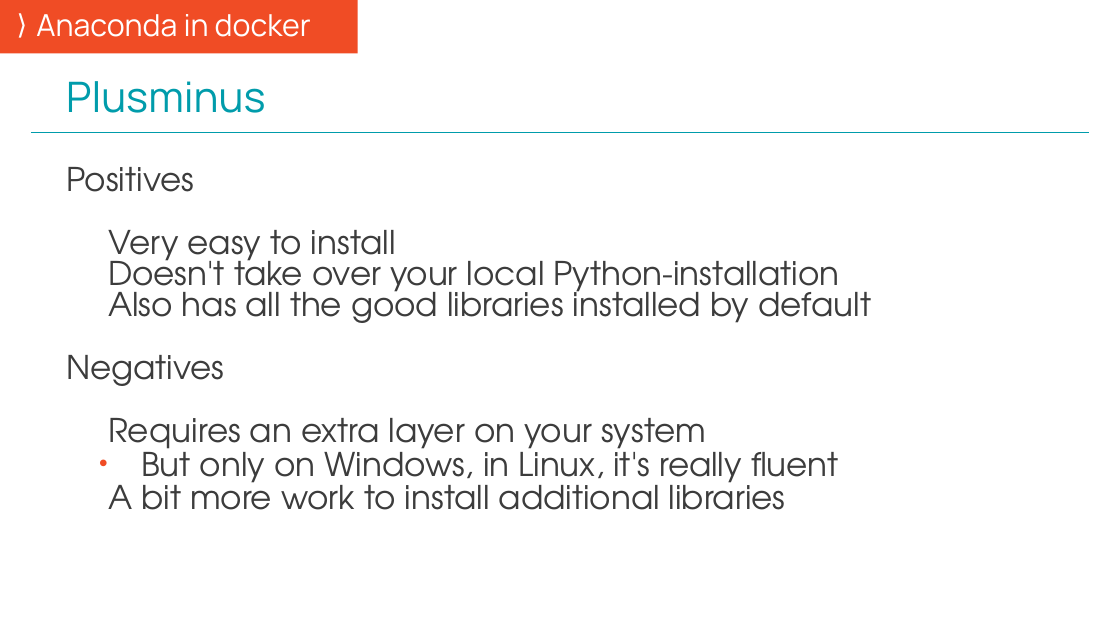
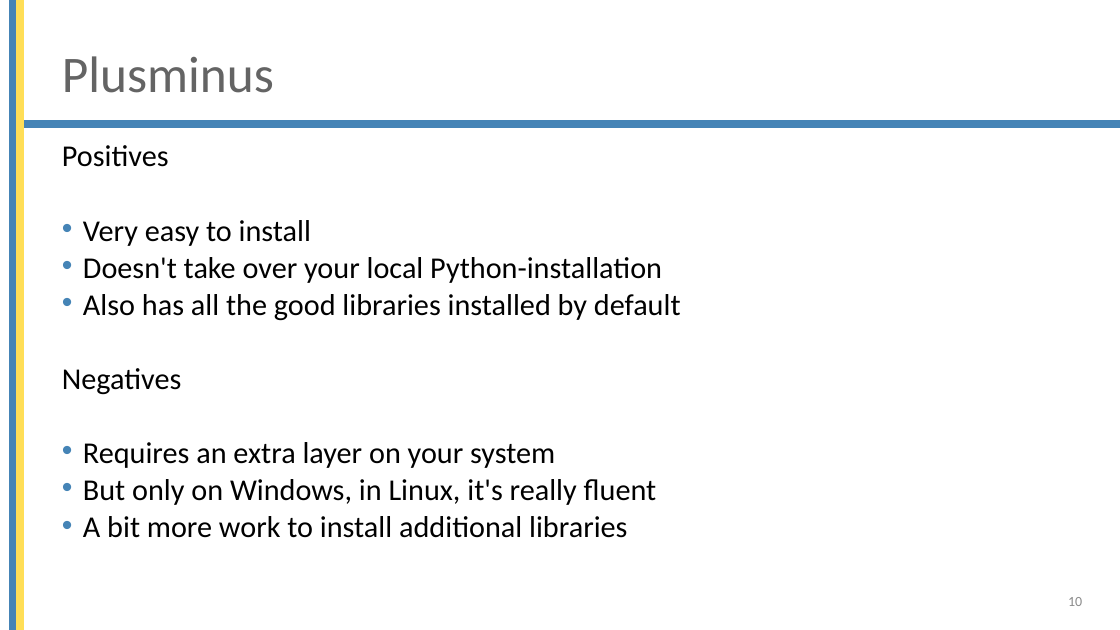
Before and after one commit to mjochen/Cello_AI, a slide deck: slide 10 of ppts/2 - Working environment overview.pptx. Drawn at 1120x630 pixels with LibreOffice and Linux fonts; fonts in the diff are those of the drawing; background and template pictures are left out. Boxes give left, top, right and bottom in pixels: in the first picture for what was removed or moved away, otherwise in the second. Text is boxed around its words. In the diff, an @@ line names an element or a change of style, - is before the commit and + after.

```diff
--- a/ppts/2 - Working environment overview.pptx
+++ b/ppts/2 - Working environment overview.pptx
@@ text removed at <box>0,0,358,54</box> @@
-⟩ Anaconda in docker
@@ rectangle added at <box>10,0,17,630</box>, fill #4584B6, outline #4584B6 1 pt @@
@@ rectangle added at <box>17,0,24,630</box>, fill #FFDE57, outline #FFDE57 1 pt @@
@@ title "Plusminus": place and size @@
-title "Plusminus" at <box>66,81,265,113</box>
+title "Plusminus" at <box>62,56,274,93</box>
@@ title "Plusminus" at <box>62,56,274,93</box>: size 36 to 44 pt, font Manrope to Calibri, text colour #009CAB to #646464; vertical alignment bottom to middle @@
@@ rectangle added at <box>16,121,1120,127</box>, fill #4584B6, outline #4584B6 1 pt @@
@@ line removed from (31, 132) to (1090, 132) @@
@@ text "Positives": place and size @@
-text "Positives" at <box>66,167,871,510</box>
+text "Positives" at <box>62,145,681,538</box>
@@ text "Positives" at <box>62,145,681,538</box>: size 28 to 25.9 pt, font TeX Gyre Adventor to Calibri, text colour #3C3C3C to #000000; line spacing 0.8 to 0.7; more space between paragraphs; indent changed; bullet colour #F04C25 to #4584B6; list level 2 to 1 in "But only on Windows, in ..." @@
@@ page number added at <box>1068,597,1082,606</box>, 12 pt, text #8C8C8C @@
+10
```
Also in this commit, not shown: 27 other slides changed, 5 other files.
